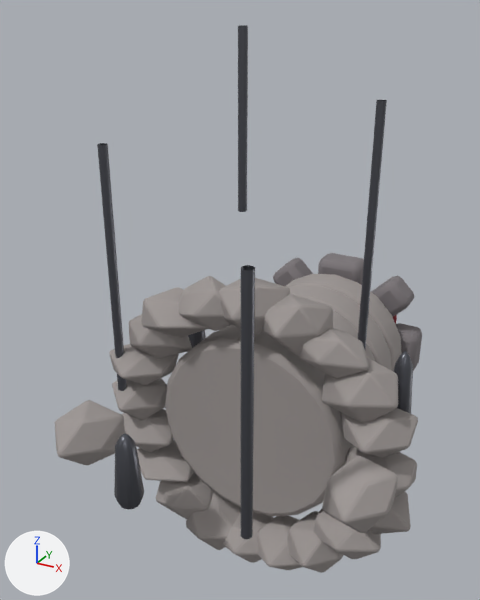
One commit to the glTF model models/buildings/tower.glb: the scene before it, then after it.
Rendered twice from a camera (50 mm lens) standing at (3.07, -5.64, 4.54) and looking at (-0.43, 0.73, 1.36). Lighting does not change. The marker at lower left points along +X, +Y and +Z. The picture after the commit comes second. Where no turn or scale is listed for an object, it has been applied to the vertices.
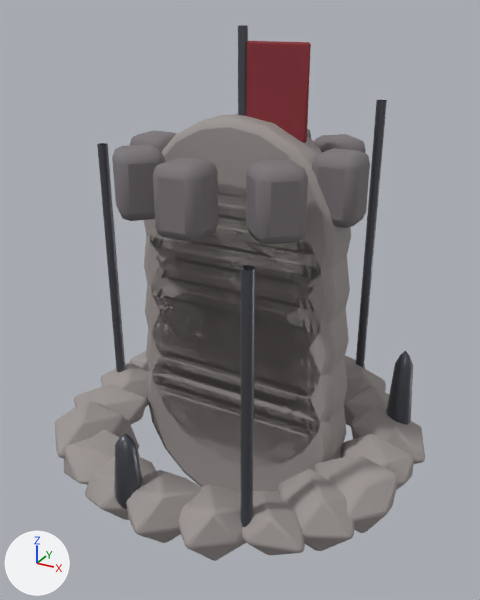
What the commit changed:
Object 'FoundationStone_0' (ob_foundationstone_0) moves from (1.59, 0.2, 0.0) to (1.59, 0.0, 0.2).
Object 'FoundationStone_1' (ob_foundationstone_1) moves from (1.51, 0.2, 0.49) to (1.51, -0.49, 0.2).
Object 'FoundationStone_2' (ob_foundationstone_2) moves from (1.29, 0.2, 0.94) to (1.29, -0.94, 0.2).
Object 'FoundationStone_3' (ob_foundationstone_3) moves from (0.94, 0.2, 1.29) to (0.94, -1.29, 0.2).
Object 'FoundationStone_4' (ob_foundationstone_4) moves from (0.49, 0.2, 1.51) to (0.49, -1.51, 0.2).
Object 'FoundationStone_5' (ob_foundationstone_5) moves from (0.0, 0.2, 1.59) to (0.0, -1.59, 0.2).
Object 'FoundationStone_6' (ob_foundationstone_6) moves from (-0.49, 0.2, 1.51) to (-0.49, -1.51, 0.2).
Object 'FoundationStone_7' (ob_foundationstone_7) moves from (-0.94, 0.2, 1.29) to (-0.94, -1.29, 0.2).
Object 'FoundationStone_8' (ob_foundationstone_8) moves from (-1.29, 0.2, 0.94) to (-1.29, -0.94, 0.2).
Object 'FoundationStone_9' (ob_foundationstone_9) moves from (-1.51, 0.2, 0.49) to (-1.51, -0.49, 0.2).
Object 'FoundationStone_10' (ob_foundationstone_10) moves from (-1.59, 0.2, 0.0) to (-1.59, 0.0, 0.2).
Object 'FoundationStone_11' (ob_foundationstone_11) moves from (-1.51, 0.2, -0.49) to (-1.51, 0.49, 0.2).
Object 'FoundationStone_12' (ob_foundationstone_12) moves from (-1.29, 0.2, -0.94) to (-1.29, 0.94, 0.2).
Object 'FoundationStone_15' (ob_foundationstone_15) moves from (0.0, 0.2, -1.59) to (0.0, 1.59, 0.2).
Object 'FoundationStone_16' (ob_foundationstone_16) moves from (0.49, 0.2, -1.51) to (0.49, 1.51, 0.2).
Object 'FoundationStone_17' (ob_foundationstone_17) moves from (0.94, 0.2, -1.29) to (0.94, 1.29, 0.2).
Object 'FoundationStone_18' (ob_foundationstone_18) moves from (1.29, 0.2, -0.94) to (1.29, 0.94, 0.2).
Object 'FoundationStone_19' (ob_foundationstone_19) moves from (1.51, 0.2, -0.49) to (1.51, 0.49, 0.2).
Object 'TowerCourse_0' (ob_towercourse_0) moves from (0.0, 0.35, 0.0) to (0.0, 0.0, 0.35).
Object 'TowerCourse_1' (ob_towercourse_1) moves from (0.0, 0.9, 0.0) to (0.0, 0.0, 0.9).
Object 'TowerCourse_2' (ob_towercourse_2) moves from (0.0, 1.45, 0.0) to (0.0, 0.0, 1.45).
Object 'TowerCourse_3' (ob_towercourse_3) moves from (0.0, 2.0, 0.0) to (0.0, 0.0, 2.0).
Object 'TowerCourse_4' (ob_towercourse_4) moves from (0.0, 2.55, 0.0) to (0.0, 0.0, 2.55).
Object 'Battlement_0' (ob_battlement_0) moves from (1.0, 3.05, 0.0) to (1.0, 0.0, 3.05).
In object 'Battlement_1' (ob_battlement_1), parent is now set to ob_godotassetroot.
Object 'Battlement_1' (ob_battlement_1) turns from (90, 45, 0) to (0, 45, 0) degrees about x, y and z.
In object 'Battlement_2' (ob_battlement_2), parent is now set to ob_godotassetroot.
Object 'Battlement_2' (ob_battlement_2) turns from (90, 90, 0) to (0, 90, 0) degrees about x, y and z.
In object 'Battlement_3' (ob_battlement_3), parent is now set to ob_godotassetroot.
Object 'Battlement_3' (ob_battlement_3) turns from (90, 135, 0) to (0, 135, 0) degrees about x, y and z.
In object 'Battlement_4' (ob_battlement_4), parent is now set to ob_godotassetroot.
Object 'Battlement_4' (ob_battlement_4) turns from (-90, 0, 180) to (0, -180, 0) degrees about x, y and z.
In object 'Battlement_6' (ob_battlement_6), parent is now set to ob_godotassetroot.
In object 'Battlement_7' (ob_battlement_7), parent is now set to ob_godotassetroot.
Object 'Battlement_7' (ob_battlement_7) turns from (90, -45, 0) to (0, -45, 0) degrees about x, y and z.
Object 'WatchCloth' (ob_watchcloth) moves from (0.35, 3.85, 0.0) to (0.35, 0.0, 3.85).
Object 'GodotAssetRoot' (ob_godotassetroot) is new.
Its location is (0.0, 0.0, 0.0).
Its rotation in degrees is (90, 0, 0).

What differs and where, as boxes (x1, y1, x2, y2) in the pictures (480 x 600 px):
'TowerCourse_0', moved
    before: (165, 326, 353, 517)
    after: (147, 332, 346, 491)
'TowerCourse_4', moved
    before: (285, 274, 402, 371)
    after: (144, 114, 351, 327)
'TowerCourse_1', moved (mostly hidden before)
    before: (219, 325, 234, 331)
    after: (146, 286, 347, 467)
'TowerCourse_3', moved
    before: (288, 285, 392, 371)
    after: (144, 184, 350, 377)
'TowerCourse_2', moved
    before: (333, 310, 375, 361)
    after: (145, 237, 349, 423)
'FoundationStone_2', moved
    before: (322, 358, 398, 422)
    after: (277, 469, 355, 551)
'FoundationStone_4', moved
    before: (263, 294, 333, 355)
    after: (179, 485, 246, 561)
'Battlement_2', moved, turned
    before: (318, 253, 364, 285)
    after: (153, 157, 218, 242)
'Battlement_1', moved, turned
    before: (371, 276, 414, 317)
    after: (246, 160, 308, 245)
'WatchCloth', moved (mostly hidden before)
    before: (393, 315, 397, 324)
    after: (246, 41, 311, 143)
'FoundationStone_3', moved
    before: (298, 328, 369, 378)
    after: (237, 490, 305, 555)
'FoundationStone_5', moved
    before: (218, 278, 290, 335)
    after: (126, 470, 201, 543)
'Battlement_0', moved
    before: (396, 323, 422, 371)
    after: (312, 148, 370, 228)
'Battlement_3', moved, turned
    before: (273, 258, 313, 286)
    after: (112, 144, 165, 221)
'FoundationStone_7', moved
    before: (142, 287, 209, 337)
    after: (64, 429, 140, 485)
'FoundationStone_6', moved
    before: (179, 276, 232, 331)
    after: (85, 455, 156, 520)
'FoundationStone_9', moved
    before: (109, 344, 179, 385)
    after: (74, 384, 147, 425)
'FoundationStone_19', moved
    before: (369, 491, 411, 534)
    after: (351, 403, 425, 464)
'FoundationStone_1', moved
    before: (341, 408, 418, 458)
    after: (314, 456, 352, 479)
'FoundationStone_18', moved
    before: (314, 508, 381, 559)
    after: (344, 386, 389, 426)
'FoundationStone_17', moved
    before: (287, 511, 344, 573)
    after: (344, 364, 386, 404)
'FoundationStone_10', moved
    before: (112, 378, 167, 420)
    after: (101, 362, 149, 407)
'FoundationStone_0', moved
    before: (345, 446, 417, 498)
    after: (340, 434, 414, 490)
'FoundationStone_16', moved (mostly hidden afterwards)
    before: (257, 515, 302, 570)
    after: (345, 356, 365, 369)
'FoundationStone_8', moved (mostly hidden afterwards)
    before: (129, 314, 192, 359)
    after: (100, 404, 139, 450)
'FoundationStone_11', moved (mostly hidden afterwards)
    before: (121, 409, 174, 452)
    after: (130, 351, 149, 372)
'FoundationStone_12', moved (not visible afterwards)
    before: (137, 440, 194, 482)
'FoundationStone_15', moved (not visible afterwards)
    before: (223, 512, 274, 563)
'Battlement_7', moved, turned (not visible before)
    after: (314, 134, 366, 153)
'Battlement_4', moved, turned (not visible before)
    after: (130, 130, 176, 152)
'Battlement_6', moved (not visible before)
    after: (307, 129, 311, 139)
'FoundationStone_14', unchanged, covered by the edit
    before: (186, 491, 241, 550)
'FoundationStone_13', unchanged, covered by the edit
    before: (156, 472, 213, 520)
